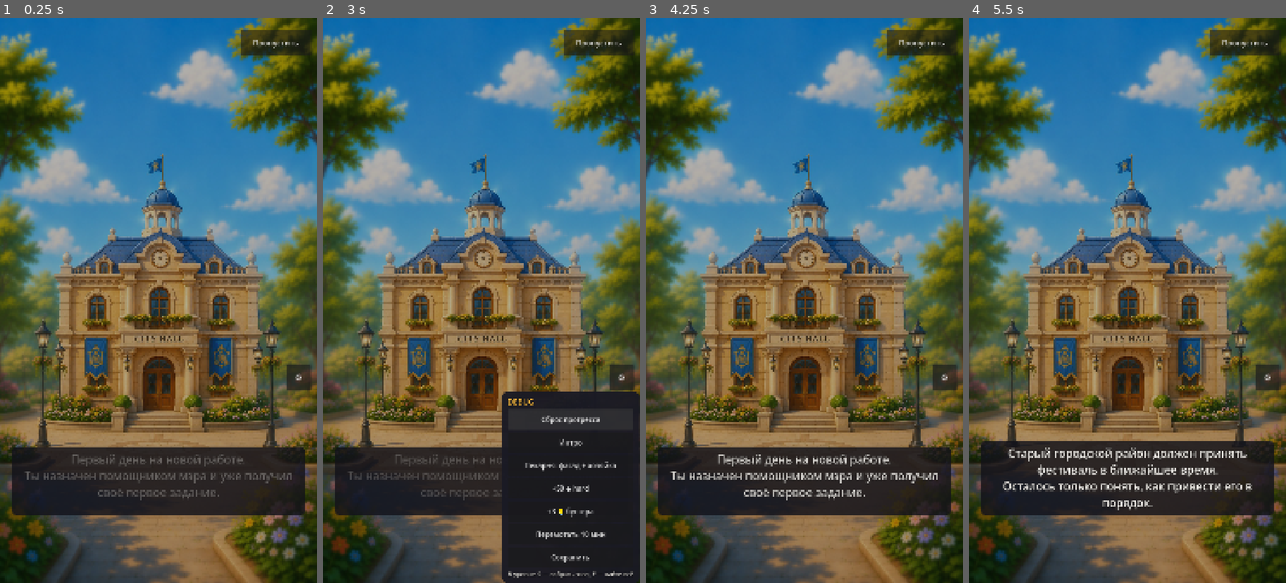
Above: before the commit, frames 1-4 (left to right).
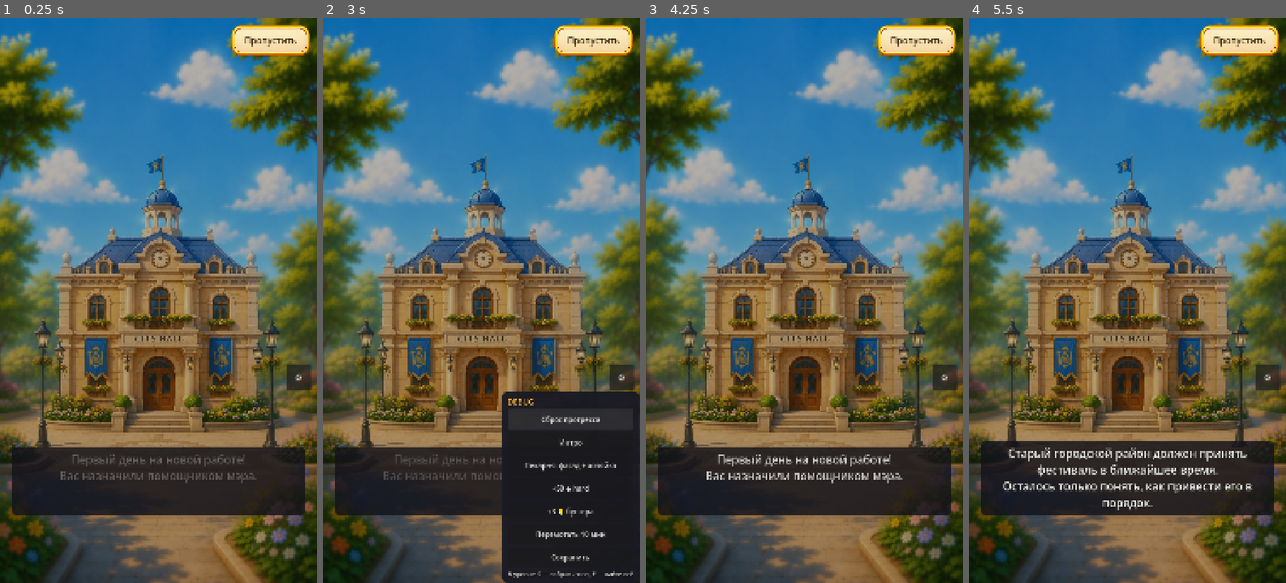
Above: after the commit, the same moments.

Repository: zaenca/hidden_puzzle
Game: Godot game, scene res://ui/boot.tscn
Two runs of this game, one before a commit and one after it. Both use one fixed random seed, a clock stepped at 60 frames per second and the inputs below.
Inputs (mouse positions are in pixels of both pictures, inside the frame that each line leads up to):
- Up to frame 1 (0.25 s): no input
- Up to frame 2 (3 s): click "Пропустить" at 0.5 s; click (595, 543) at 1.25 s; click "⚙" at 2 s; click "Сброс прогресса" at 2.75 s
- Up to frame 3 (4.25 s): click "Интро" at 3.5 s
- Up to frame 4 (5.5 s): tap Enter at 4.25 s; move the mouse to (1197, 272) at 4.27 s; tap F at 4.35 s; click (1197, 272) at 4.42 s; drag from (1064, 328) to (1111, 413) at 5.02 s

The runs differ from the first frame. In frame 1, 2.1% of the frame differs, in the area x 8-98%, y 1-86%; in frame 2, 1.6%; in frame 3, 2.4%, in the area x 7-98%, y 1-86%; in frame 4, 1.3%.

Commit message:
Пропуск заставки и диалога одной кнопкой; текст вступления
Кнопка «Пропустить» стала общей для заставки и разговора: пропуск ищут в
одном месте, поэтому вид и положение у него одни на всю игру. Стоит на
taskbar_notification — той же плашке, что под уведомлением о задаче.

Пропуск диалога доигрывает сцену через on_finish, а не бросает её: флаг и
переход дальше висят там, и выход мимо них оставил бы игрока между сценами.

Прогон жмёт настоящую кнопку вместо вызова finish_intro.

Co-Authored-By: Claude Opus 5 <noreply@anthropic.com>

Diff:
--- a/content/intros/opening.json
+++ b/content/intros/opening.json
@@ -5,8 +5,8 @@
   "screens": [
     {
       "lines": [
-        "Первый день на новой работе.",
-        "Ты назначен помощником мэра и уже получил своё первое задание."
+        "Первый день на новой работе!",
+        "Вас назначили помощником мэра."
       ]
     },
     {
--- a/tools/autoplay_driver.gd
+++ b/tools/autoplay_driver.gd
@@ -40,7 +40,10 @@
 		Game.meta.task_state("task_survey_district") == MetaService.TaskState.AVAILABLE)
 
 	_check("старт: новая игра открывается вступлением", Game.screen == Game.Screen.INTRO)
-	Game.finish_intro()
+	## Заставку пропускаем кнопкой, а не вызовом finish_intro: у игрока есть
+	## только кнопка, и «метод отработал» ничего не говорит о том, что до неё
+	## можно дотянуться.
+	_press_skip("вступление")
 	await tree.create_timer(0.3).timeout
 	_check("после вступления — диалог с мэром", Game.screen == Game.Screen.DIALOG)
 	_check_dialog_runs()
@@ -206,7 +209,46 @@
 	_check("сейв: пройдено разных уровней = %d" % distinct_levels,
 		Game.meta.completed_levels.size() == distinct_levels)
 
+	await _check_dialog_skip()
+
 	_report()
+
+
+## Пропуск проверяем нажатием на настоящую кнопку. Кнопка тут — единственное,
+## что есть у игрока: сцена, у которой пропуск работает только изнутри, для него
+## ничем не отличается от сцены без пропуска.
+func _press_skip(where: String) -> bool:
+	var button := _find_skip_button(Game.current())
+	_check("%s: кнопка «Пропустить» есть на экране" % where, button != null)
+	if button == null:
+		return false
+	button.pressed.emit()
+	return true
+
+
+func _find_skip_button(node: Node) -> Button:
+	if node == null:
+		return null
+	if node is Button and (node as Button).text == "Пропустить":
+		return node
+	for child in node.get_children():
+		var found := _find_skip_button(child)
+		if found != null:
+			return found
+	return null
+
+
+## Пропуск разговора обязан доигрывать его до конца, а не бросать: флаг и
+## переход дальше висят на on_finish, и выход мимо него оставил бы игрока между
+## сценами. Проверка стоит последней: она уводит с экрана, а до этого прогон
+## занят самим сюжетом.
+func _check_dialog_skip() -> void:
+	Game.open_dialog("intro_mayor")
+	await _tree.create_timer(0.4).timeout
+	if not _press_skip("диалог"):
+		return
+	await _tree.create_timer(0.4).timeout
+	_check("диалог: пропуск уводит с экрана диалога", Game.screen != Game.Screen.DIALOG)
 
 
 ## Диалог листается той же кнопкой, что и у игрока: проверяем, что цепочка
--- a/ui/dialog_scene.gd
+++ b/ui/dialog_scene.gd
@@ -119,6 +119,13 @@
 
 	root.add_child(_advance_button(layout.get("advance", {})))
 
+	## Пропуск всего разговора. Отдельной кнопкой наверху, а не долгим нажатием
+	## на «дальше»: жест, о котором нигде не сказано, — это отсутствие пропуска.
+	## Разговор при этом доигрывается до конца, а не бросается: флаг и переход
+	## дальше висят на on_finish, и выход мимо него оставил бы игрока между
+	## сценами.
+	UIKit.add_skip_button(root, skip)
+
 
 ## Кнопка «дальше» — прозрачная накладка на кружок, который уже нарисован на
 ## арте. Радиус берём чуть больше нарисованного: попасть пальцем в 70 px
@@ -191,6 +198,16 @@
 	_show_line(_index + 1)
 
 
+## Пропустить разговор целиком. Публично по той же причине, что и advance:
+## headless-прогон обязан пропускать диалог тем же способом, каким это делает
+## игрок, — иначе он проверяет не ту кнопку.
+func skip() -> void:
+	if _done:
+		return
+	_stop_hint()
+	_finish()
+
+
 func _stop_hint() -> void:
 	if _hand == null:
 		return
--- a/ui/intro_scene.gd
+++ b/ui/intro_scene.gd
@@ -102,15 +102,9 @@
 	lift.mouse_filter = Control.MOUSE_FILTER_IGNORE
 	col.add_child(lift)
 
-	var skip := UIKit.button("Пропустить", 26)
-	skip.custom_minimum_size = Vector2(240, 88)
-	skip.pressed.connect(_finish)
-	root.add_child(skip)
-	skip.set_anchors_preset(Control.PRESET_TOP_RIGHT)
-	skip.offset_left = -260
-	skip.offset_top = 40
-	skip.offset_right = -20
-	skip.offset_bottom = 128
+	## Пропуск целиком, а не по экрану: заставку смотрят один раз, и на
+	## повторном прохождении листать её по кадру — работа, а не выбор.
+	UIKit.add_skip_button(root, _finish)
 
 
 ## --- смена экранов ----------------------------------------------------------
--- a/ui/ui_kit.gd
+++ b/ui/ui_kit.gd
@@ -69,6 +69,67 @@
 	return p
 
 
+## --- пропуск сцены ----------------------------------------------------------
+
+## Плашка под кнопкой «Пропустить». Та же картинка, что у уведомления о задаче:
+## это один и тот же элемент интерфейса — короткая надпись на кремовом поле, —
+## и рисовать под неё вторую рамку значило бы завести второй визуальный язык.
+const SKIP_PLATE := "res://art/ui/taskbar_notification.png"
+const SKIP_SIZE := Vector2(268, 104)
+const SKIP_PATCH := 34   ## поля 9-slice: перекрывают рамку и скругление
+const SKIP_EDGE := 24    ## отступ от края экрана, поверх safe area
+
+
+## Кнопка «Пропустить» в правом верхнем углу — одна на заставку и на диалог.
+## Пропуск ищут в одном месте, поэтому вид и положение у него общие: сцена
+## сообщает только, что именно считать пропуском.
+##
+## Добавляет себя в root сама: якоря и offsets Control пересчитывает от размера
+## родителя, и выставлять их до add_child значит считать их от нуля.
+static func add_skip_button(root: Control, action: Callable, text: String = "Пропустить") -> Button:
+	var b := Button.new()
+	b.text = text
+	b.focus_mode = Control.FOCUS_NONE
+	b.custom_minimum_size = SKIP_SIZE
+	b.add_theme_font_size_override("font_size", 30)
+	## Тёмная буква без обводки: плашка кремовая, а светлый текст с чёрным
+	## контуром — набор для арта под ним, не для бумаги.
+	for slot in ["font_color", "font_hover_color", "font_pressed_color", "font_focus_color"]:
+		b.add_theme_color_override(slot, PLATE_TEXT)
+	var tex := Backdrop.load_texture(SKIP_PLATE)
+	if tex != null:
+		for style in ["normal", "hover", "pressed", "focus", "disabled"]:
+			b.add_theme_stylebox_override(style, _skip_box(tex))
+	b.pressed.connect(action)
+
+	root.add_child(b)
+	## Отступ от safe area, а не от края экрана: под вырезом кнопка видна, но не
+	## нажимается, и игрок остаётся в сцене, из которой только что попросился.
+	var inset := SafeArea.insets(root.get_viewport_rect().size)
+	var right := int(inset["right"]) + SKIP_EDGE
+	var top := int(inset["top"]) + SKIP_EDGE
+	b.set_anchors_preset(Control.PRESET_TOP_RIGHT)
+	b.offset_left = -(SKIP_SIZE.x + right)
+	b.offset_top = top
+	b.offset_right = -right
+	b.offset_bottom = top + SKIP_SIZE.y
+	return b
+
+
+static func _skip_box(tex: Texture2D) -> StyleBoxTexture:
+	var sb := StyleBoxTexture.new()
+	sb.texture = tex
+	sb.texture_margin_left = SKIP_PATCH
+	sb.texture_margin_right = SKIP_PATCH
+	sb.texture_margin_top = SKIP_PATCH
+	sb.texture_margin_bottom = SKIP_PATCH
+	sb.content_margin_left = 20
+	sb.content_margin_right = 20
+	sb.content_margin_top = 12
+	sb.content_margin_bottom = 12
+	return sb
+
+
 static func full_screen_dim(alpha: float = 0.72) -> ColorRect:
 	var r := ColorRect.new()
 	r.color = Color(0.04, 0.04, 0.06, alpha)
Not shown, changed: PROJECT_STATUS.md
